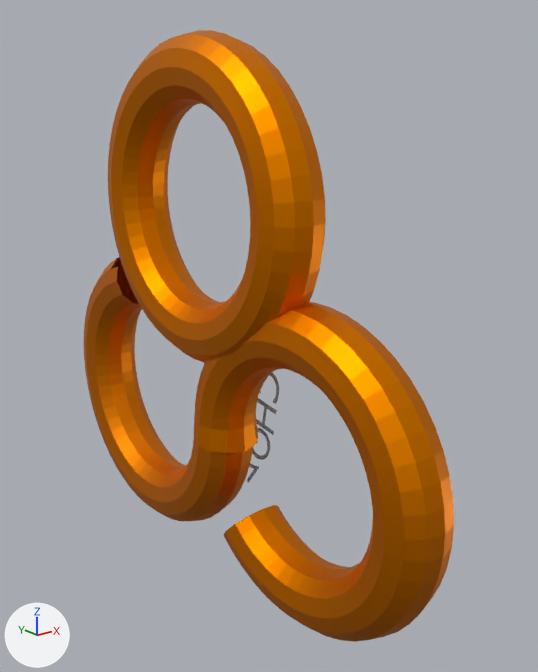
A saved change to the glTF model models/thechoz3ns_model.gltf.
Before and after are seen from a 50 mm camera at (-2.78, -4.41, 3.83) aimed at (0.6, -0.17, 2.14). Lighting does not change. The marker at lower left points along +X, +Y and +Z. Where no turn or scale is listed for an object, it has been applied to the vertices.
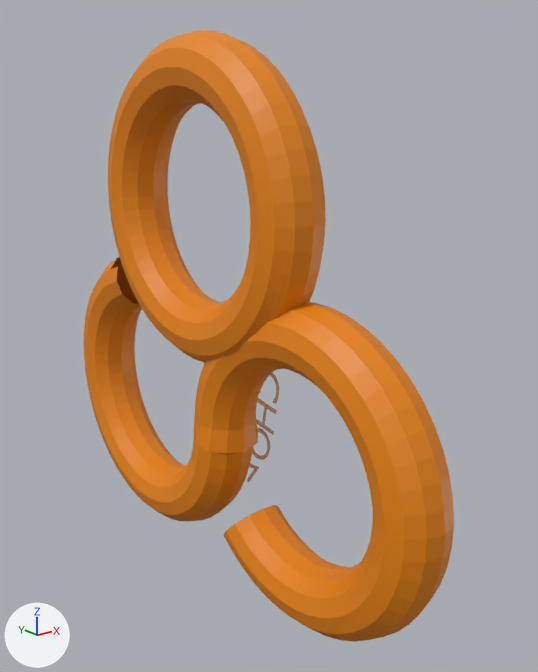
Edits to the bpy script that builds the scene:
```text
Change mat_material_004:
    mat_material_004.metallic: 3.4 -> 0.0
Change mat_material_002:
    mat_material_002.metallic: 3.4 -> 0.0
Change mat_material_005:
    mat_material_005.metallic: 3.4 -> 0.0
```

Boxes [x1, y1, x2, y2] around the edits, measured in the pictures (538 x 672 px):
'Torus.003', surface changed (brown to orange)
    both: [194, 302, 454, 642]
'Torus', surface changed (brown to orange)
    both: [108, 30, 326, 363]
'Torus.002', surface changed (brown to orange)
    both: [84, 257, 253, 521]
